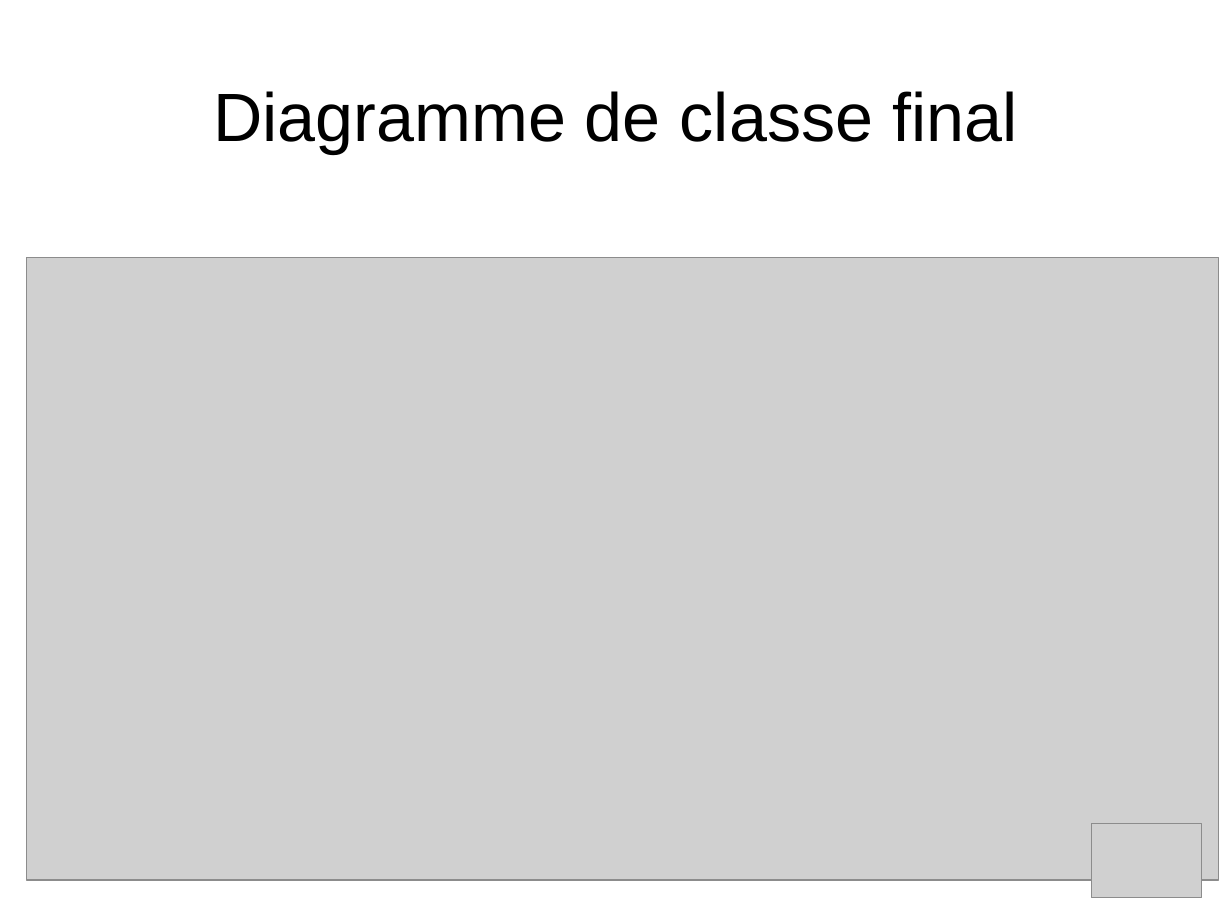
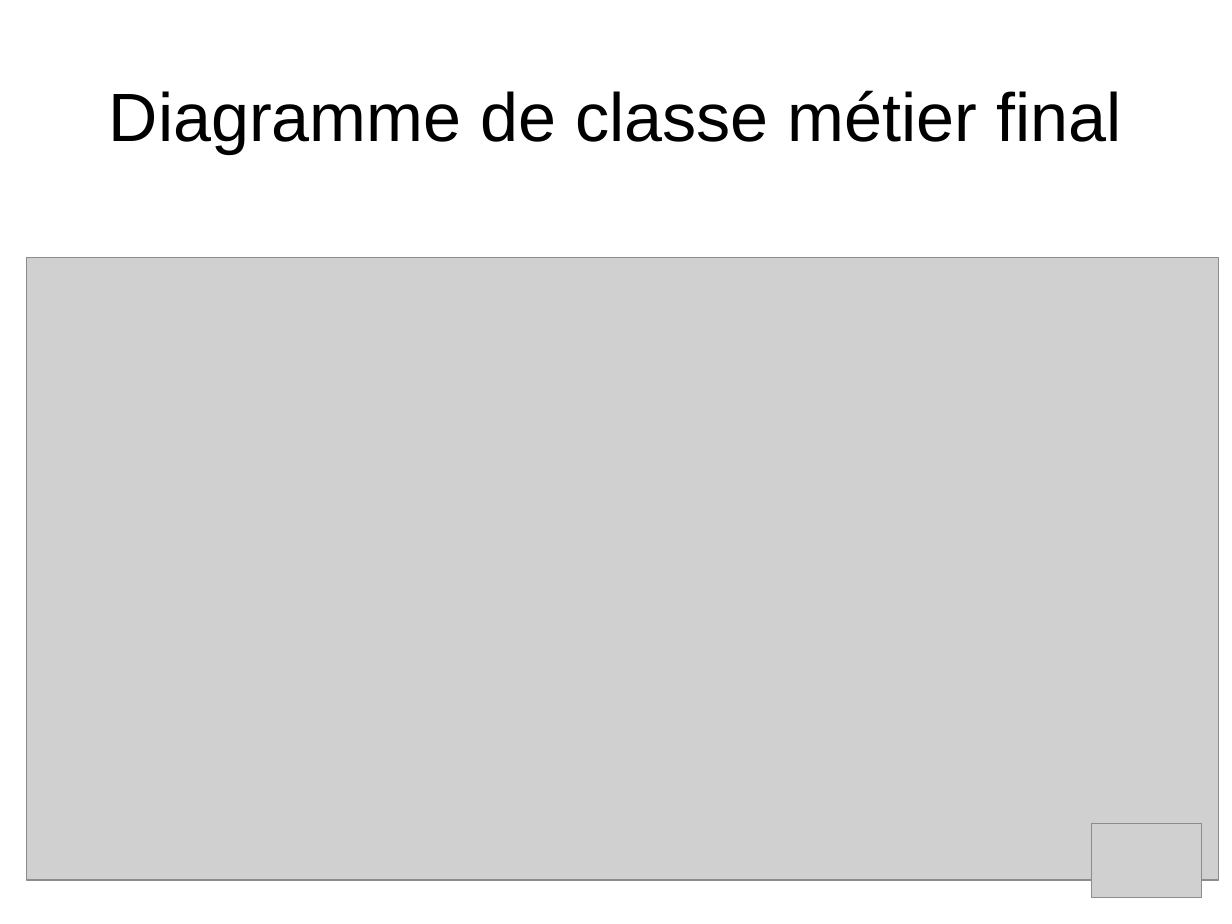
Before and after one commit to Shaolans/StoneHearth_SnowStorm, a slide deck: slide 18 of Presentation/presentation_IL.odp. Drawn at 1232x924 pixels with LibreOffice and Linux fonts; fonts in the diff are those of the drawing; grey boxes stand for pictures. Boxes give left, top, right and bottom in pixels: in the first picture for what was removed or moved away, otherwise in the second. Text is boxed around its words. In the diff, an @@ line names an element or a change of style, - is before the commit and + after.

```diff
--- a/Presentation/presentation_IL.odp
+++ b/Presentation/presentation_IL.odp
@@ title at <box>109,90,1121,153</box>: text changed @@
-Diagramme de classe final
+Diagramme de classe métier final
```
Also in this commit, not shown: 2 other slides changed, 1 other file.
